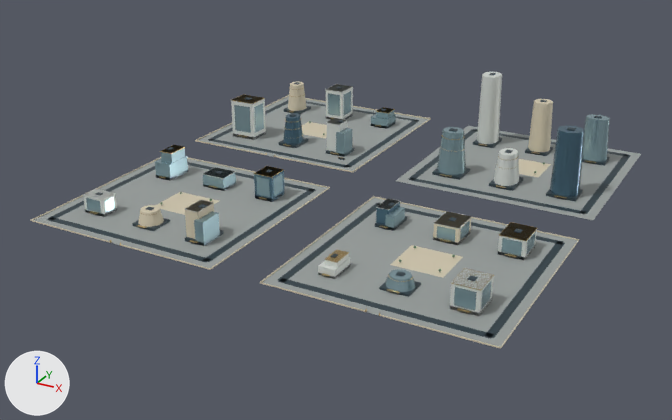
Two versions of the glTF model web/public/assets/3d/ampliworld/GC-CITY-2030/GC-TILE-07-23.glb, one commit apart.
The view is the same before and after, from a camera (50 mm lens) standing at (-2336.0, -9300.0, 592.0) and looking at (-3019.0, -8058.0, -28.0). Lighting does not change. The marker at lower left points along +X, +Y and +Z. The older version comes first. Where no turn or scale is listed for an object, it has been applied to the vertices. Vertices at exactly the same position are counted once.

In view in the first picture: 'GC-TILE-07-23-blue', 'GC-TILE-07-23-dark', 'GC-TILE-07-23-glass', 'GC-TILE-07-23-gold', 'GC-TILE-07-23-ivory', 'GC-TILE-07-23-paving', 'GC-TILE-07-23-white' and 1 more.
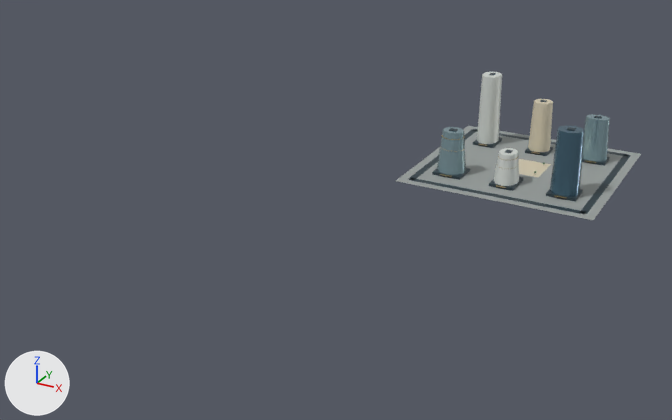
Diff of the bpy script that builds the scene:
```diff
--- a/web/public/assets/3d/ampliworld/GC-CITY-2030/GC-TILE-07-23.glb.py
+++ b/web/public/assets/3d/ampliworld/GC-CITY-2030/GC-TILE-07-23.glb.py
@@ me_mesh_0 @@
-me_mesh_0.from_pydata(...)  # 32 vertices, 48 faces; spans x -3379.0..-2621.0, y -8379.0..-7621.0, z 0.0
+me_mesh_0.from_pydata(...)  # 8 vertices, 12 faces; spans x -2959.0..-2621.0, y -7959.0..-7621.0, z 0.0
+# me_mesh_0 part 1: the loose piece of 8 vertices spanning x -3379.0..-3041.0, y -7959.0..-7621.0, z 0.0 is deleted
+# me_mesh_0 part 2: the loose piece of 8 vertices spanning x -3379.0..-3041.0, y -8379.0..-8041.0, z 0.0 is deleted
+# me_mesh_0 part 3: the loose piece of 8 vertices spanning x -2959.0..-2621.0, y -8379.0..-8041.0, z 0.0 is deleted
 me_mesh_0.materials.append(mat_paving)
@@ me_mesh_1 @@
-me_mesh_1.from_pydata(...)  # 520 vertices, 780 faces; spans x -3364.0..-2636.0, y -8364.0..-7636.0, z 0.0..134.0
+me_mesh_1.from_pydata(...)  # 128 vertices, 192 faces; spans x -2944.0..-2636.0, y -7944.0..-7636.0, z 0.0..134.0
+# me_mesh_1 part 4: 49 loose pieces with 392 vertices, spanning x -3364.0..-2636.0, y -8364.0..-7636.0, z 0.0..73.0, are deleted
 me_mesh_1.materials.append(mat_dark)
@@ me_mesh_2 @@
-me_mesh_2.from_pydata(...)  # 234 vertices, 372 faces; spans x -3380.0..-2620.0, y -8380.0..-7620.0, z 0.0..96.0
+me_mesh_2.from_pydata(...)  # 30 vertices, 52 faces; spans x -2830.0..-2750.0, y -7826.0..-7678.0, z 0.0..96.0
+# me_mesh_2 part 5: 22 loose pieces with 204 vertices, spanning x -3380.0..-2620.0, y -8380.0..-7620.0, z 0.0..57.0, are deleted
 me_mesh_2.materials.append(mat_ivory)
@@ me_mesh_5 @@
-me_mesh_5.from_pydata(...)  # 1036 vertices, 1764 faces; spans x -3335.0..-2668.0, y -8380.0..-7675.0, z 0.0..114.0
+me_mesh_5.from_pydata(...)  # 444 vertices, 792 faces; spans x -2912.0..-2668.0, y -7908.0..-7675.0, z 4.0..114.0
+# me_mesh_5 part 7: 53 loose pieces with 592 vertices, spanning x -3335.0..-2670.0, y -8380.0..-7677.0, z 0.0..72.0, are deleted
 me_mesh_5.materials.append(mat_gold)
@@ me_mesh_6 @@
-me_mesh_6.from_pydata(...)  # 164 vertices, 260 faces; spans x -3334.0..-2670.0, y -8321.0..-7673.0, z 0.0..132.0
+me_mesh_6.from_pydata(...)  # 44 vertices, 80 faces; spans x -2909.0..-2770.0, y -7904.0..-7673.0, z 5.0..132.0
+# me_mesh_6 part 6: 15 loose pieces with 120 vertices, spanning x -3334.0..-2670.0, y -8321.0..-7675.0, z 0.0..72.0, are deleted
 me_mesh_6.materials.append(mat_white)
@@ me_mesh_7 @@
-me_mesh_7.from_pydata(...)  # 386 vertices, 600 faces; spans x -3334.0..-2666.0, y -8322.0..-7675.0, z 0.0..81.0
+me_mesh_7.from_pydata(...)  # 44 vertices, 80 faces; spans x -2914.0..-2666.0, y -7901.0..-7681.0, z 5.0..81.0
+# me_mesh_7 part 8: 41 loose pieces with 342 vertices, spanning x -3334.0..-2670.0, y -8322.0..-7675.0, z 0.0..64.0, are deleted
 me_mesh_7.materials.append(mat_glass)
@@ me_mesh_8 @@
-me_mesh_8.from_pydata(...)  # 60 vertices, 104 faces; spans x -3228.0..-2667.0, y -8138.0..-7855.0, z 0.0..112.0
+me_mesh_8.from_pydata(...)  # 22 vertices, 40 faces; spans x -2713.0..-2667.0, y -7900.0..-7856.0, z 5.0..112.0
+# me_mesh_8 part 9: the loose piece of 22 vertices spanning x -3228.0..-3192.0, y -7901.0..-7855.0, z 5.0..55.0 is deleted
+# me_mesh_8 part 10: the loose piece of 8 vertices spanning x -3127.0..-3093.0, y -8137.0..-8099.0, z 0.0..43.0 is deleted
+# me_mesh_8 part 11: the loose piece of 8 vertices spanning x -2906.0..-2885.0, y -8138.0..-8098.0, z 0.0..31.0 is deleted
 me_mesh_8.materials.append(mat_blue)
```

What differs and where, as boxes (x1, y1, x2, y2) in the pictures (672 x 420 px):
'GC-TILE-07-23-paving', reshaped (60% narrower, 62% shorter)
    before: (33, 96, 641, 347)
    after: (396, 126, 641, 220)
'GC-TILE-07-23-dark', reshaped (62% narrower, 47% shorter)
    before: (47, 73, 631, 339)
    after: (408, 73, 631, 214)
'GC-TILE-07-23-glass', reshaped (67% narrower, 72% shorter)
    before: (86, 91, 610, 311)
    after: (437, 115, 610, 175)
'GC-TILE-07-23-ivory', reshaped (89% narrower, 71% shorter)
    before: (31, 82, 579, 349)
    after: (495, 99, 553, 177)
'GC-TILE-07-23-white', reshaped (91% narrower, 53% shorter)
    before: (83, 72, 537, 316)
    after: (477, 72, 519, 186)
'GC-TILE-07-23-blue', reshaped (89% narrower, 35% shorter)
    before: (254, 113, 585, 224)
    after: (550, 125, 585, 197)
'GC-TILE-07-23-gold', reshaped
    before: (90, 87, 596, 316)
    after: (440, 135, 596, 198)
part 1 of me_mesh_0, deleted
    before: (198, 96, 428, 171)
part 2 of me_mesh_0, deleted
    before: (33, 158, 327, 268)
part 3 of me_mesh_0, deleted
    before: (263, 198, 578, 347)
part 4 of me_mesh_1, deleted
    before: (47, 82, 565, 339)
part 5 of me_mesh_2, deleted
    before: (31, 82, 579, 349)
part 6 of me_mesh_6, deleted
    before: (83, 84, 537, 316)
part 7 of me_mesh_5, deleted
    before: (90, 87, 537, 316)
part 8 of me_mesh_7, deleted
    before: (86, 91, 536, 311)
part 9 of me_mesh_8, deleted (blue)
    before: (283, 113, 304, 144)
part 10 of me_mesh_8, deleted
    before: (254, 167, 285, 202)
part 11 of me_mesh_8, deleted
    before: (376, 200, 400, 224)
